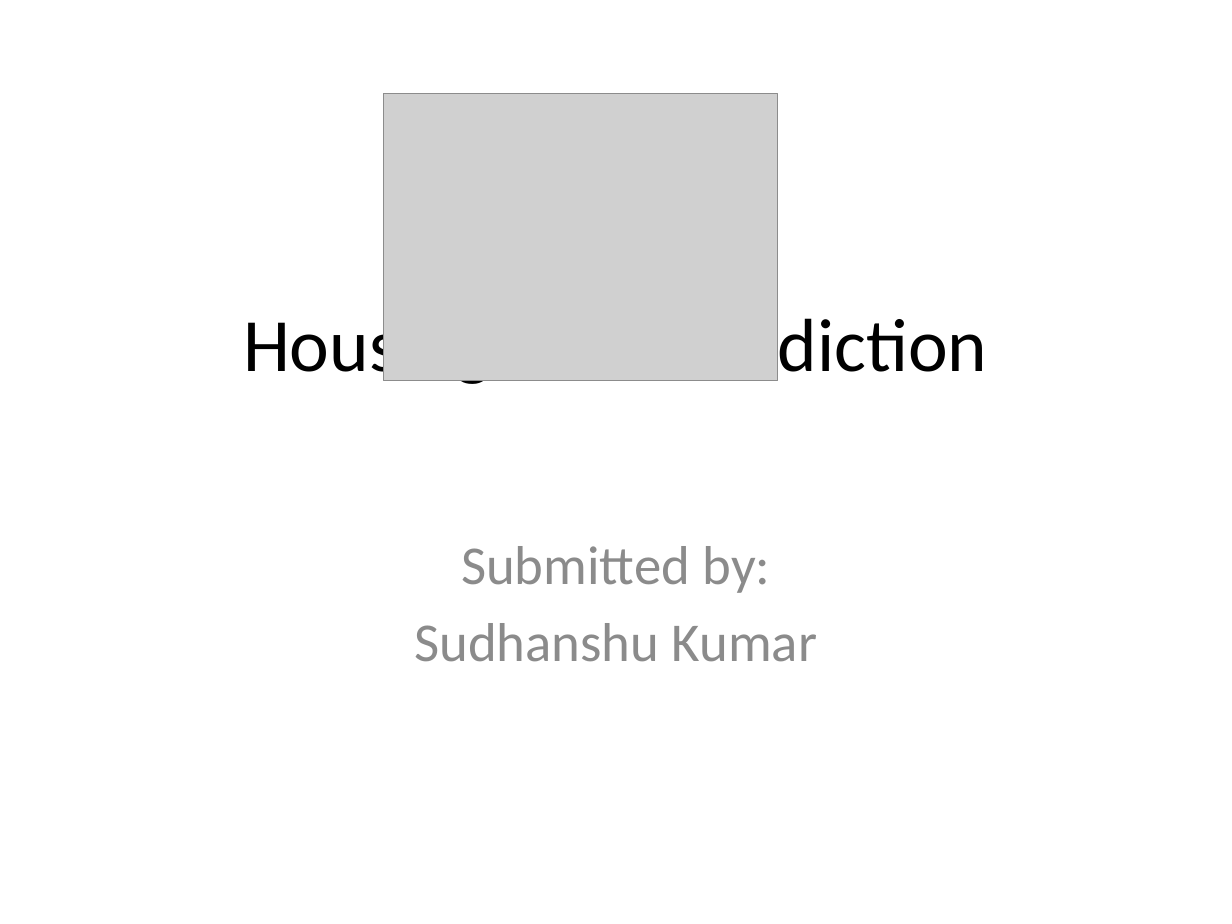
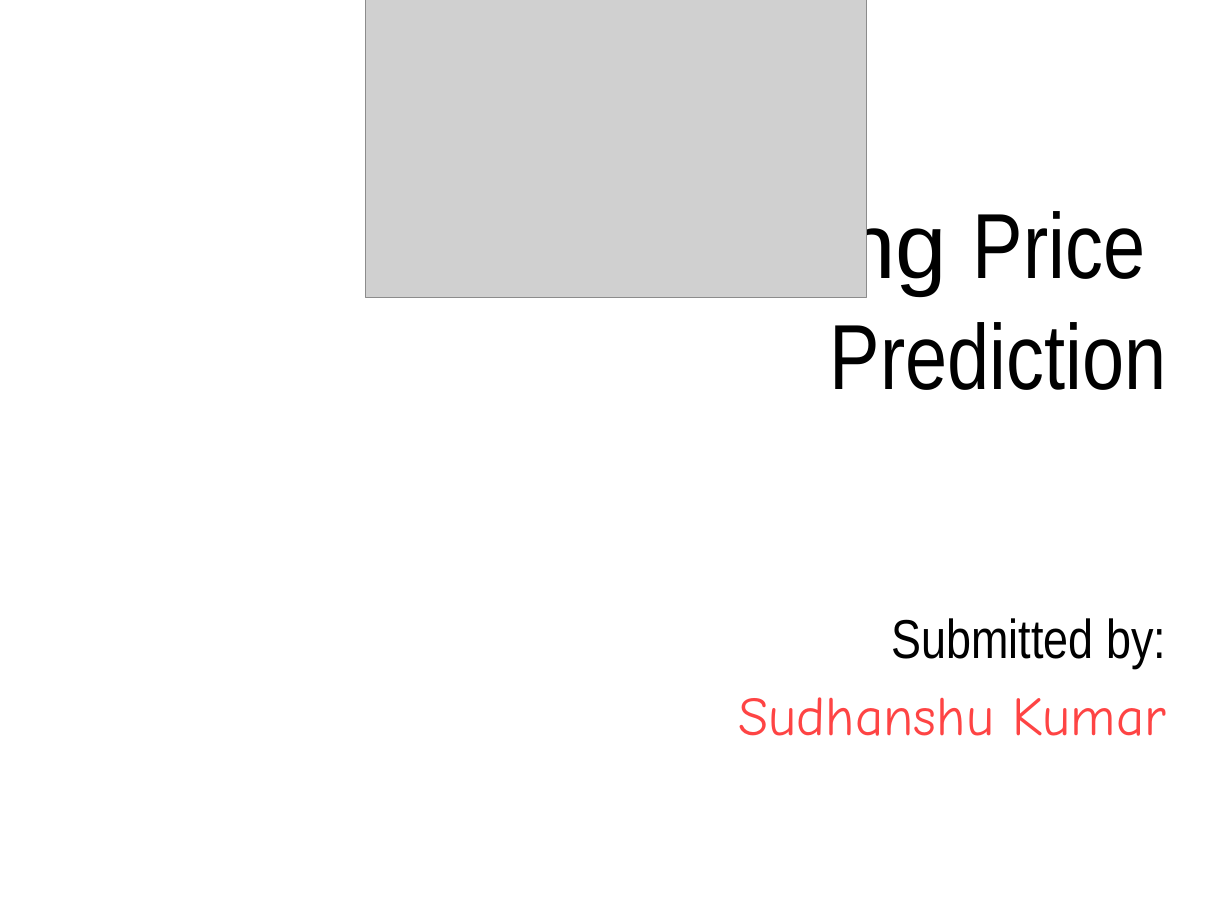
Before and after one commit to SudhanshuKumar19/Web-Scraping-Assignment-1, a slide deck: slide 1 of House Price Prediction PPT.pptx. Drawn at 1232x924 pixels with LibreOffice and Linux fonts; fonts in the diff are those of the drawing; grey boxes stand for pictures; background and template pictures are left out. Boxes give left, top, right and bottom in pixels: in the first picture for what was removed or moved away, otherwise in the second. Text is boxed around its words. In the diff, an @@ line names an element or a change of style, - is before the commit and + after.

```diff
--- a/House Price Prediction PPT.pptx
+++ b/House Price Prediction PPT.pptx
@@ picture: place and size @@
-picture at <box>383,94,777,381</box>
+picture at <box>366,0,866,297</box>
@@ title "Housing Price Prediction": place and size @@
-title "Housing Price Prediction" at <box>243,308,987,388</box>
+title "Housing Price Prediction" at <box>608,205,1167,390</box>
@@ title "Housing Price Prediction" at <box>608,205,1167,390</box>: size 44 to 54 pt; font Calibri to Arial in "Housing"; font Calibri to Arial Narrow in "Price Prediction"; alignment centre to right @@
@@ subtitle "Submitted by:": place and size @@
-subtitle "Submitted by:" at <box>414,546,817,662</box>
+subtitle "Submitted by:" at <box>739,618,1166,736</box>
@@ subtitle "Submitted by:" at <box>739,618,1166,736</box>: font Calibri to Arial Narrow, text colour #8C8C8C to #000000 in "Submitted by:"; font Calibri to Comic Neue, text colour #8C8C8C to gradient #FE4444 to #832B2B in "Sudhanshu Kumar"; alignment centre to right @@
```
Also in this commit, not shown: 11 other slides changed, 3 slides added, 1 slide removed.
